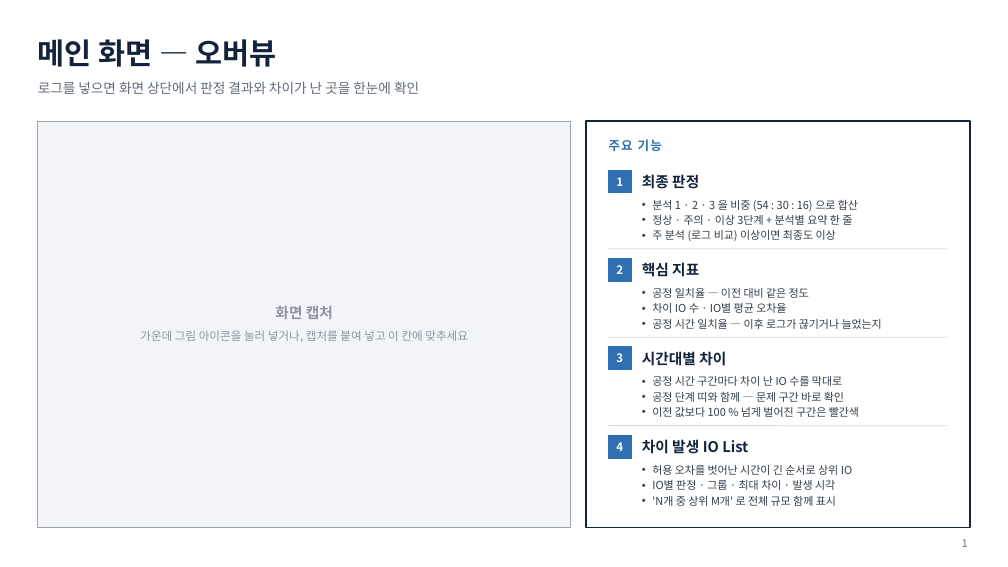
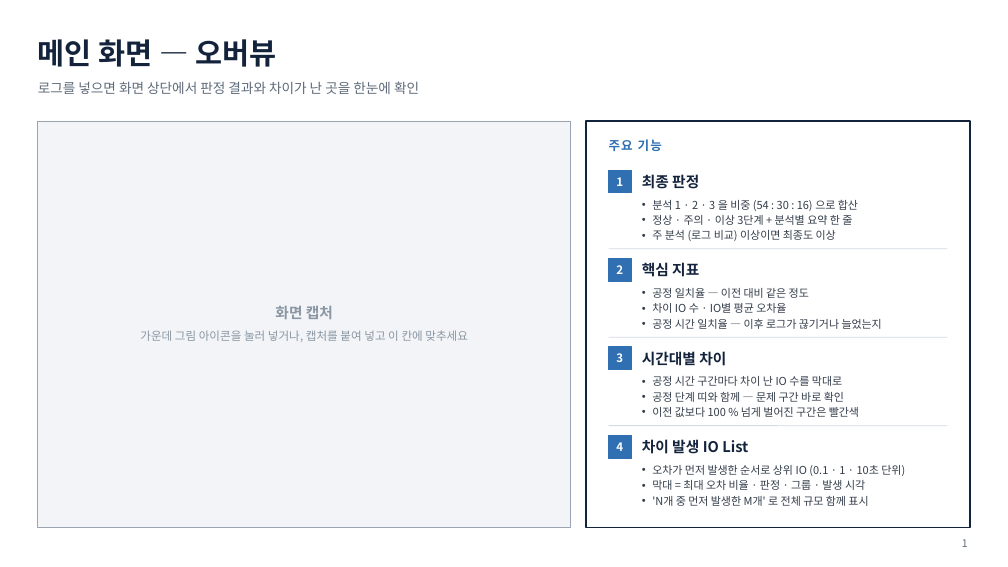
Before and after one commit to sssfffd/rookie2, a slide deck: slide 1 of docs/presentation/LogScope-주요기능-오버뷰-종합분석.pptx. Drawn at 1008x567 pixels with LibreOffice and Linux fonts; fonts in the diff are those of the drawing. Boxes give left, top, right and bottom in pixels: in the first picture for what was removed or moved away, otherwise in the second. Text is boxed around its words. In the diff, an @@ line names an element or a change of style, - is before the commit and + after.

```diff
--- a/docs/presentation/LogScope-주요기능-오버뷰-종합분석.pptx
+++ b/docs/presentation/LogScope-주요기능-오버뷰-종합분석.pptx
@@ text at (x1=652, y1=465, x2=905, y2=506): text changed @@
-• 허용 오차를 벗어난 시간이 긴 순서로 상위 IO
-• IO별 판정 · 그룹 · 최대 차이 · 발생 시각
-• 'N개 중 상위 M개' 로 전체 규모 함께 표시
+• 오차가 먼저 발생한 순서로 상위 IO (0.1 · 1 · 10초 단위)
+• 막대 = 최대 오차 비율 · 판정 · 그룹 · 발생 시각
+• 'N개 중 먼저 발생한 M개' 로 전체 규모 함께 표시
```
Also in this commit, not shown: 16 other files.
